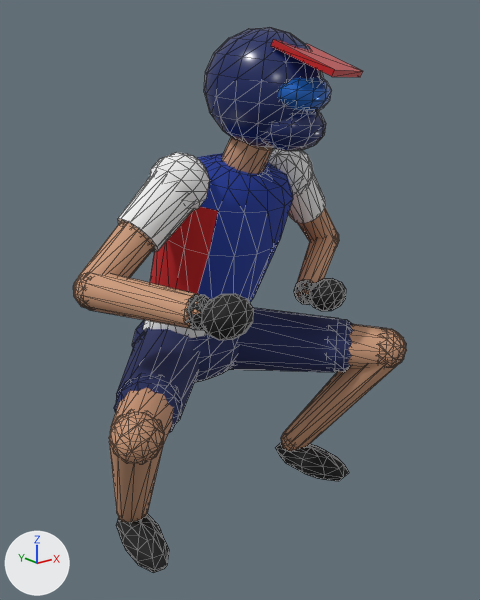
What one commit did to the glTF model Saver/src/jetrace/riderTall.glb.
Before and after are seen from a 50 mm lens placed at (-1.066, -1.558, 0.808), pointed at (0.004, -0.221, 0.273). Every picture has the same lights, and +X, +Y and +Z are marked at lower left. The older version comes first. Mesh edges are drawn as thin lines. Where no turn or scale is listed for an object, it has been applied to the vertices.

In view in the first picture: 'Foot_R', 'ForeArm_L', 'ForeArm_R', 'Hand_R', 'Head', 'Hips', 'Shin_L', 'Shin_R', 'Spine', 'Thigh_L', 'Thigh_R', 'UpperArm_L', 'UpperArm_R' and 2 more.
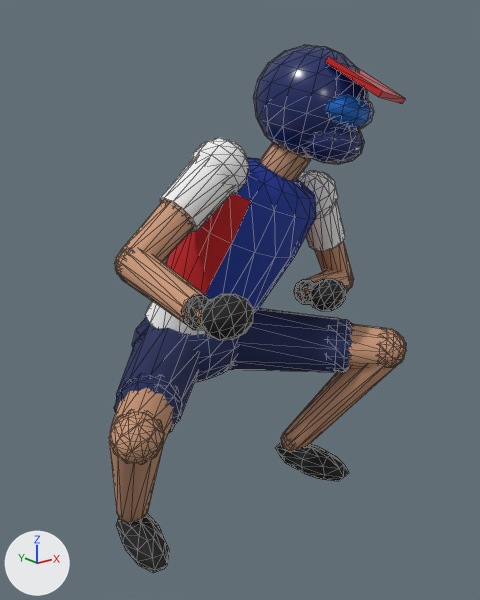
Boxes [x1, y1, x2, y2] around the edits, measured in the pictures (480 x 600 px):
'Spine', turned: before [143, 137, 293, 338]; after [145, 143, 316, 336]
'Head', turned: before [204, 27, 363, 151]; after [253, 45, 406, 164]
'UpperArm_R', turned: before [73, 152, 210, 308]; after [115, 138, 249, 280]
'ForeArm_R', turned: before [73, 274, 210, 329]; after [115, 250, 210, 326]
'UpperArm_L', turned: before [268, 149, 339, 243]; after [298, 170, 353, 280]
'Hand_R', turned: before [184, 293, 254, 340]; after [181, 294, 254, 340]
'ForeArm_L', turned: before [295, 233, 339, 297]; after [294, 269, 354, 301]
'Hand_L', turned: before [294, 278, 346, 311]; after [294, 279, 346, 311]

Diff of the bpy script that builds the scene:
```diff
--- a/Saver/src/jetrace/riderTall.glb.py
+++ b/Saver/src/jetrace/riderTall.glb.py
@@ ob_spine @@
 ob_spine.location = (0.0, 0.0, 0.033)
-ob_spine.rotation_euler = (0.374, 0.0159, 0.157)  # degrees (21, 0.9, 9)
+ob_spine.rotation_euler = (0.416, 0.272, 0.163)  # degrees (24, 16, 9.3)
@@ ob_head @@
 ob_head.location = (0.0, -0.0132, 0.594)
-ob_head.rotation_euler = (-0.251, 0.0544, 0.209)  # degrees (-14, 3.1, 12)
+ob_head.rotation_euler = (-0.251, -0.0758, 0.242)  # degrees (-14, -4.3, 14)
@@ ob_upperarm_l @@
 ob_upperarm_l.location = (0.209, 0.0, 0.484)
-ob_upperarm_l.rotation_euler = (-0.277, -0.788, 0.116)  # degrees (-16, -45, 6.6)
+ob_upperarm_l.rotation_euler = (-0.441, -0.757, 0.18)  # degrees (-25, -43, 10)
@@ ob_forearm_l @@
 ob_forearm_l.location = (0.0, 0.0, -0.33)
-ob_forearm_l.rotation_euler = (0.63, 2.106, 1.326)  # degrees (36, 121, 76)
+ob_forearm_l.rotation_euler = (0.367, 2.209, 0.942)  # degrees (21, 127, 54)
@@ ob_upperarm_r @@
 ob_upperarm_r.location = (-0.209, 0.0, 0.484)
-ob_upperarm_r.rotation_euler = (-0.535, 0.7, -0.519)  # degrees (-31, 40, -30)
+ob_upperarm_r.rotation_euler = (-0.433, 0.512, -0.39)  # degrees (-25, 29, -22)
@@ ob_forearm_r @@
 ob_forearm_r.location = (0.0, 0.0, -0.33)
-ob_forearm_r.rotation_euler = (-1.977, -1.078, 0.545)  # degrees (-113, -62, 31)
+ob_forearm_r.rotation_euler = (-1.36, -0.791, -0.122)  # degrees (-78, -45, -7)
```
